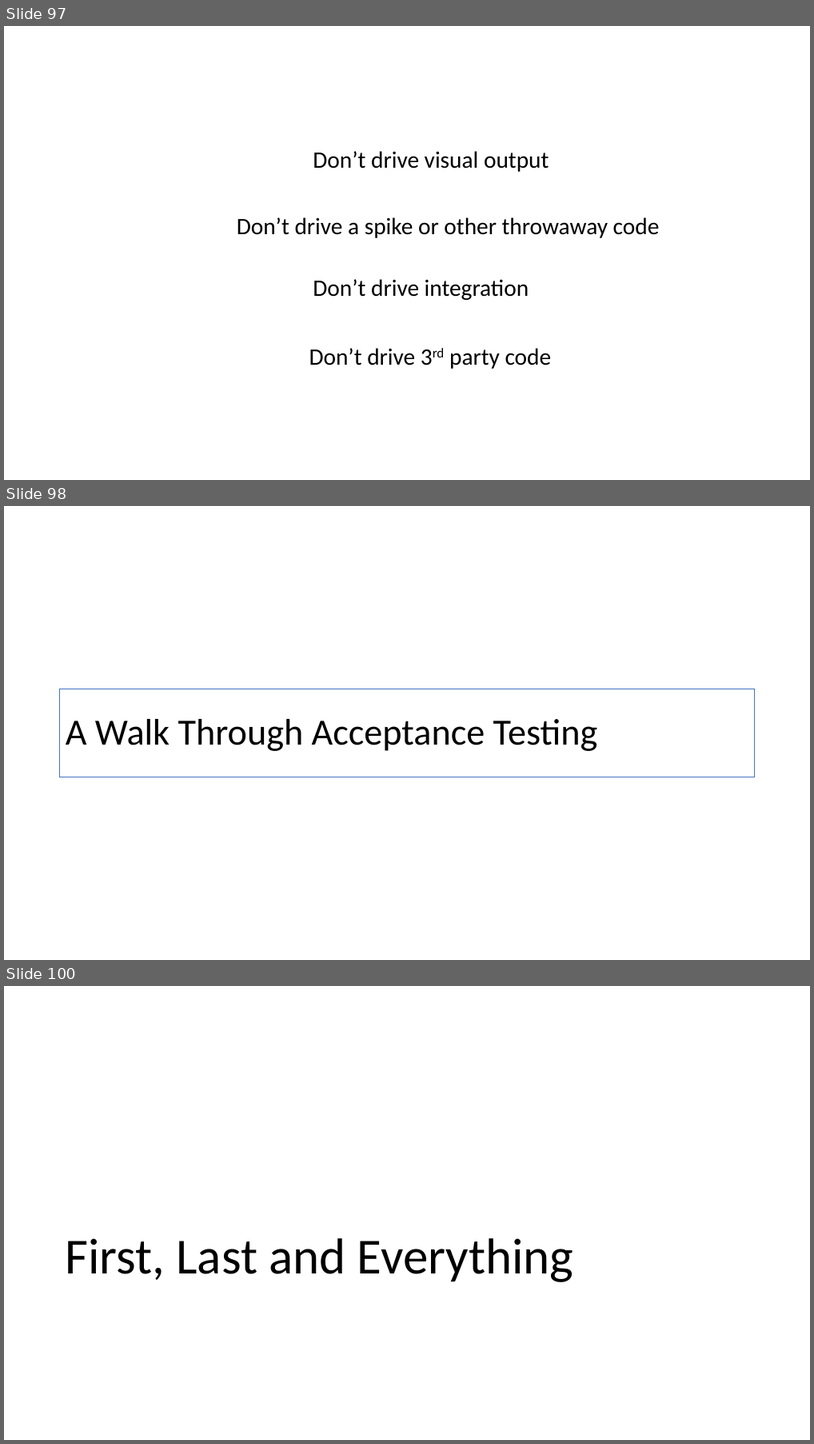
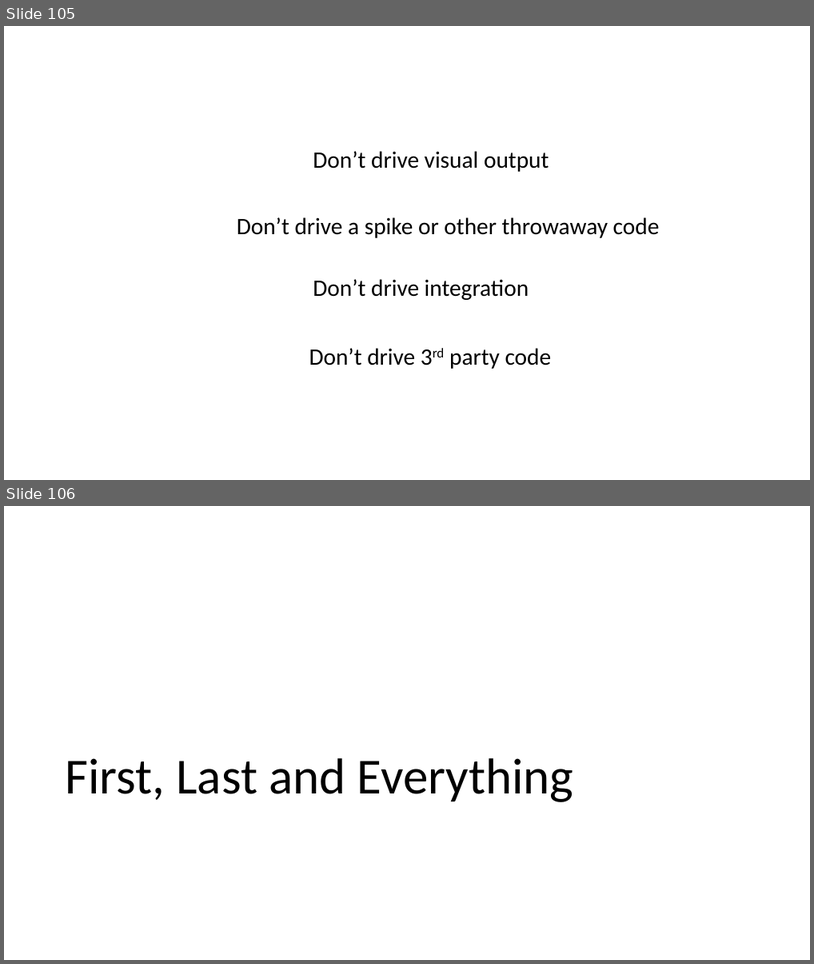
Before and after one commit to iancooper/Presentations, a slide deck: TDD Rediscovered.pptx. Shown one above the other, each under a label of ours: slides 97, 98 and 100 before the commit, slides 105 and 106 after it; the slides between them are not shown. The pictures are 814x1444 and 814x964 pixels, drawn with LibreOffice and Linux fonts; fonts in the diff are those of the drawing. Boxes give left, top, right and bottom in pixels: in the first picture for what was removed or moved away, otherwise in the second. Text is boxed around its words. In the diff, an @@ line names an element or a change of style, - is before the commit and + after.

```diff
--- a/TDD Rediscovered.pptx
+++ b/TDD Rediscovered.pptx
@@ slide 98 removed at [4,506,810,960], background #FFFFFF @@
@@ title removed at [60,689,755,777] @@
-A Walk Through Acceptance Testing
@@ what was slide 97 is now slide 105 @@
@@ what was slide 100 is now slide 106 @@
```
Also in this commit, not shown: 2 slides changed, 8 slides added, 5 other slides removed.
